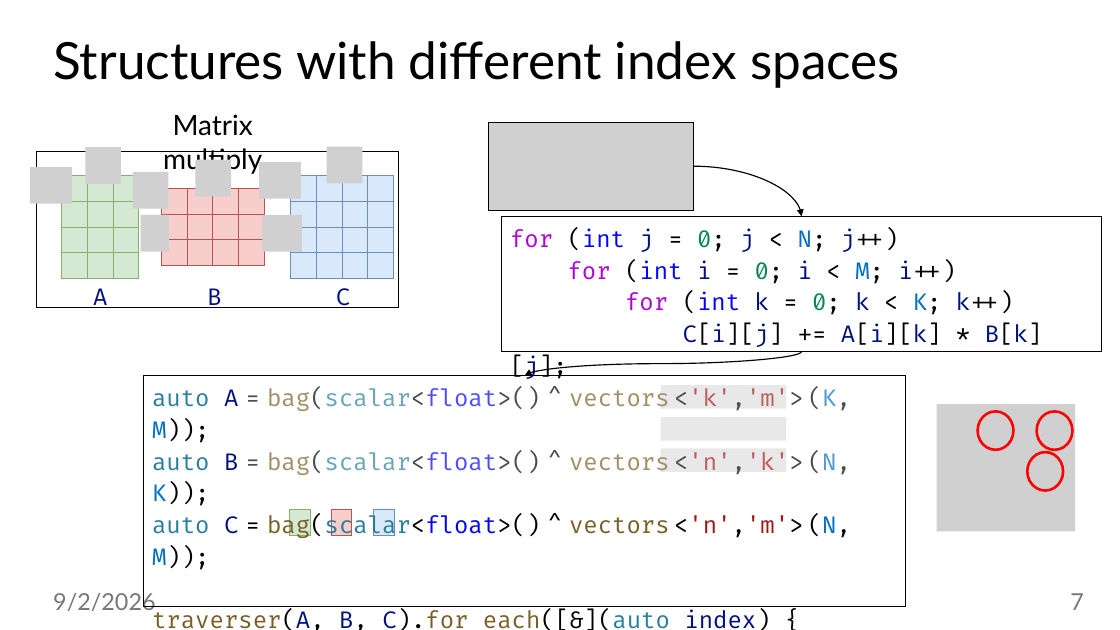
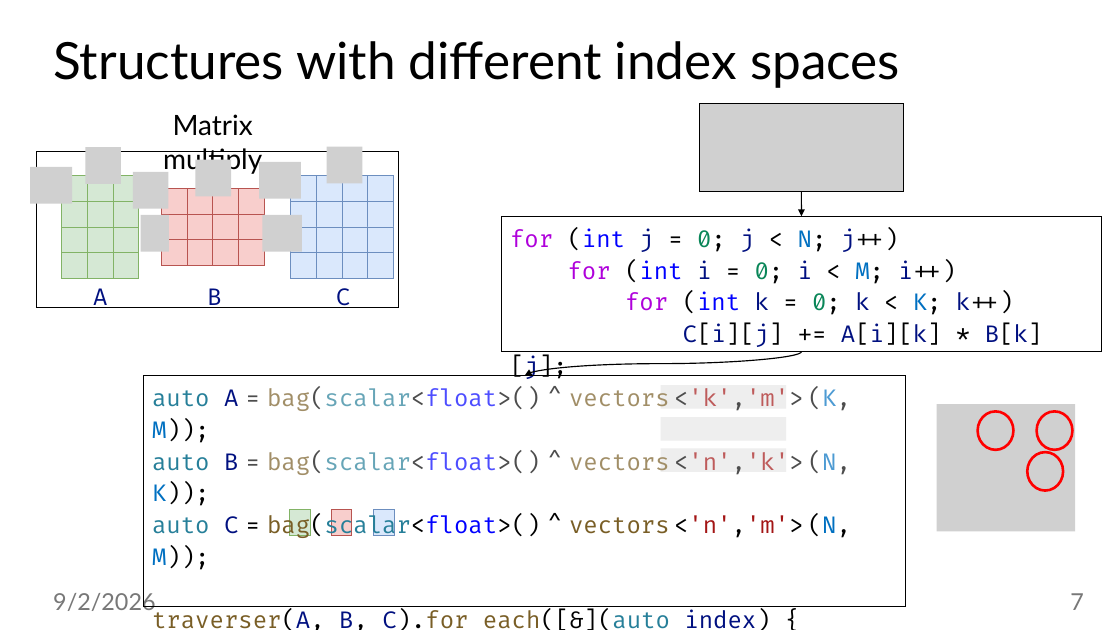
Before and after one commit to jiriklepl/phd-thesis, a slide deck: slide 7 of slides/Optimizing Memory Layouts and Traversal Orders in High-Performance Computing.pptx. Drawn at 1120x630 pixels with LibreOffice and Linux fonts; fonts in the diff are those of the drawing; grey boxes stand for pictures. Boxes give left, top, right and bottom in pixels: in the first picture for what was removed or moved away, otherwise in the second. Text is boxed around its words. In the diff, an @@ line names an element or a change of style, - is before the commit and + after.

```diff
--- a/slides/Optimizing Memory Layouts and Traversal Orders in High-Performance Computing.pptx
+++ b/slides/Optimizing Memory Layouts and Traversal Orders in High-Performance Computing.pptx
@@ picture added at (699, 103, 904, 192) @@
@@ picture removed at (488, 122, 693, 210) @@
@@ curved arrow moved from (693, 166) - (802, 217) to (802, 192) - (802, 217) @@
```
Also in this commit, not shown: 16 other slides changed.
